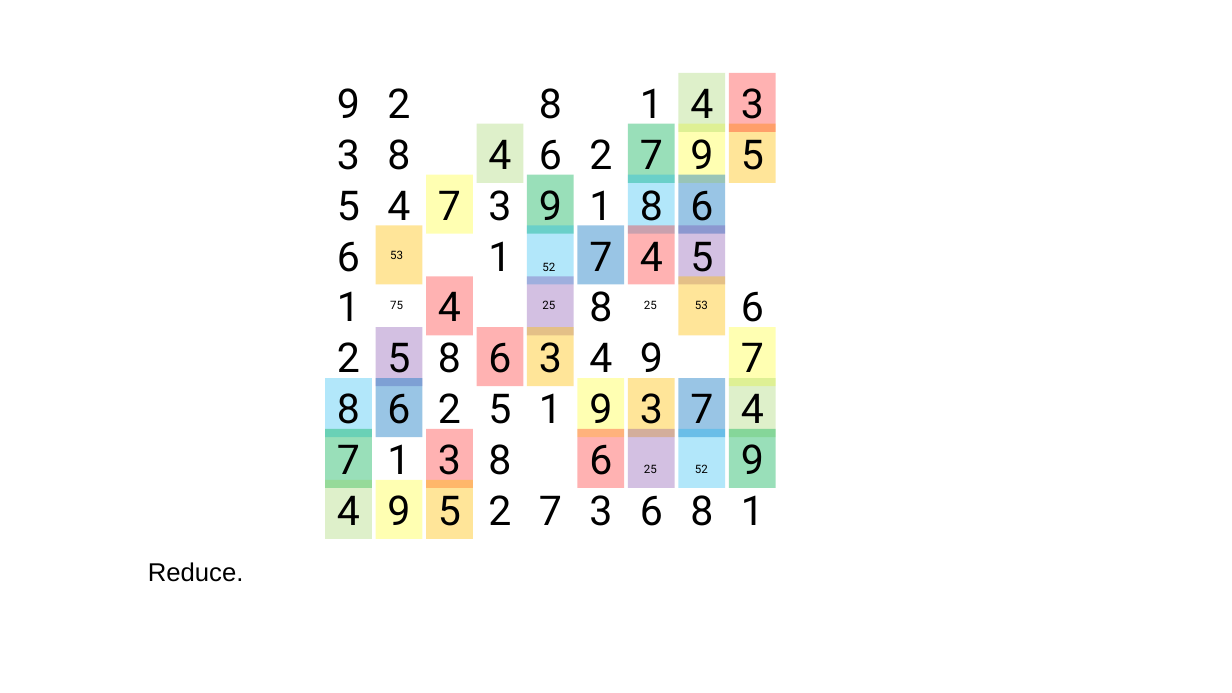
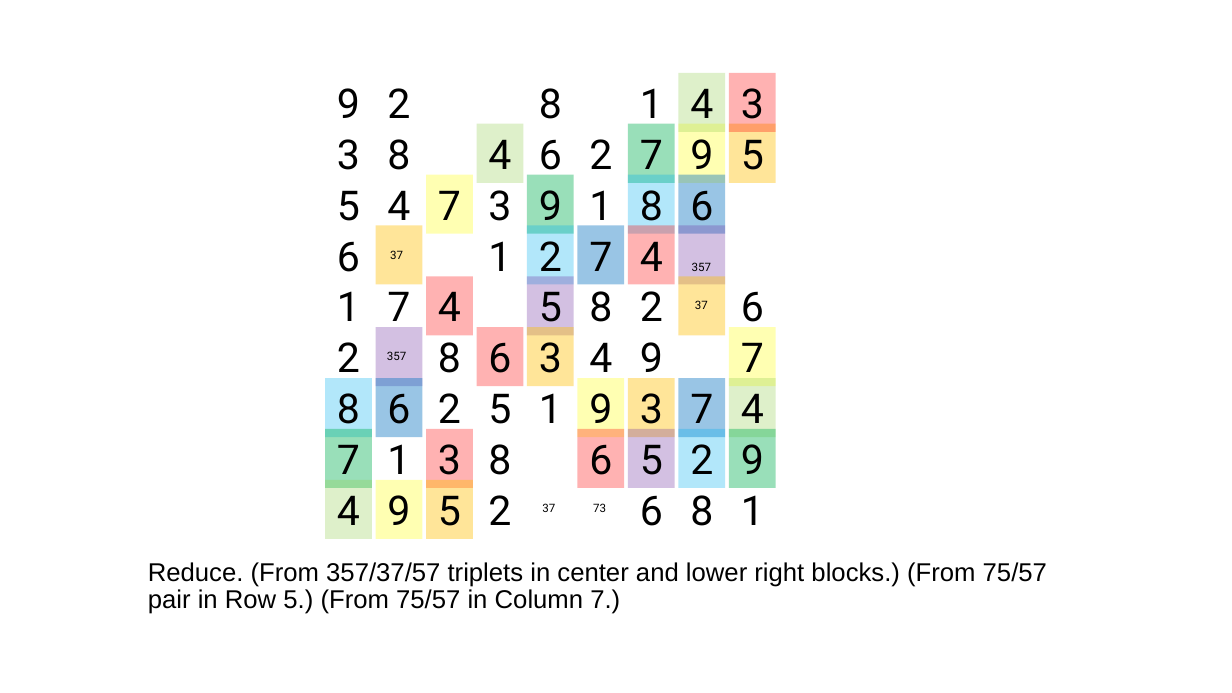
Before and after one commit to jhardis/WSJ_Number_Puzzles, a slide deck: slide 51 of 20260502_2.pptx (slide 58 before the commit). Drawn at 1232x693 pixels with LibreOffice and Linux fonts; fonts in the diff are those of the drawing; background and template pictures are left out. Boxes give left, top, right and bottom in pixels: in the first picture for what was removed or moved away, otherwise in the second. Text is boxed around its words. In the diff, an @@ line names an element or a change of style, - is before the commit and + after.

```diff
--- a/20260502_2.pptx
+++ b/20260502_2.pptx
@@ text in rectangle at (x1=539, y1=233, x2=562, y2=281): text added @@
+2
@@ text in rectangle at (x1=690, y1=233, x2=713, y2=281): text removed @@
-5
@@ text at (x1=390, y1=250, x2=403, y2=259): text changed @@
-53
+37
@@ text removed at (x1=542, y1=262, x2=555, y2=271) @@
-52
@@ text added at (x1=692, y1=262, x2=711, y2=271), 9 pt, text #000000 @@
+357
@@ text "7" rewrapped from (x1=539, y1=495, x2=562, y2=525) to (x1=387, y1=291, x2=410, y2=332) @@
@@ text in rectangle at (x1=539, y1=291, x2=562, y2=332): text added @@
+5
@@ text added at (x1=640, y1=291, x2=663, y2=321), 32 pt, text #000000 @@
+2
@@ text removed at (x1=390, y1=300, x2=403, y2=309) @@
-75
@@ text removed at (x1=542, y1=300, x2=555, y2=309) @@
-25
@@ text removed at (x1=644, y1=300, x2=657, y2=309) @@
-25
@@ text at (x1=695, y1=300, x2=708, y2=309): text changed @@
-53
+37
@@ text in rectangle at (x1=387, y1=342, x2=410, y2=383): text removed @@
-5
@@ text added at (x1=387, y1=351, x2=406, y2=360), 9 pt, text #000000 @@
+357
@@ text in rectangle at (x1=640, y1=436, x2=663, y2=475): text added @@
+5
@@ text in rectangle at (x1=690, y1=436, x2=713, y2=474): text added @@
+2
@@ text removed at (x1=644, y1=464, x2=657, y2=473) @@
-25
@@ text removed at (x1=695, y1=464, x2=708, y2=473) @@
-52
@@ text added at (x1=542, y1=503, x2=555, y2=512), 9 pt, text #000000 @@
+37
@@ text removed at (x1=589, y1=487, x2=612, y2=526) @@
-3
@@ text added at (x1=593, y1=503, x2=606, y2=512), 9 pt, text #000000 @@
+73
@@ text at (x1=148, y1=562, x2=1047, y2=614): text changed @@
-Reduce.
+Reduce. (From 357/37/57 triplets in center and lower right blocks.) (From 75/57 pair in Row 5.) (From 75/57 in Column 7.)
```
Also in this commit, not shown: 9 other slides changed, 7 slides removed.
